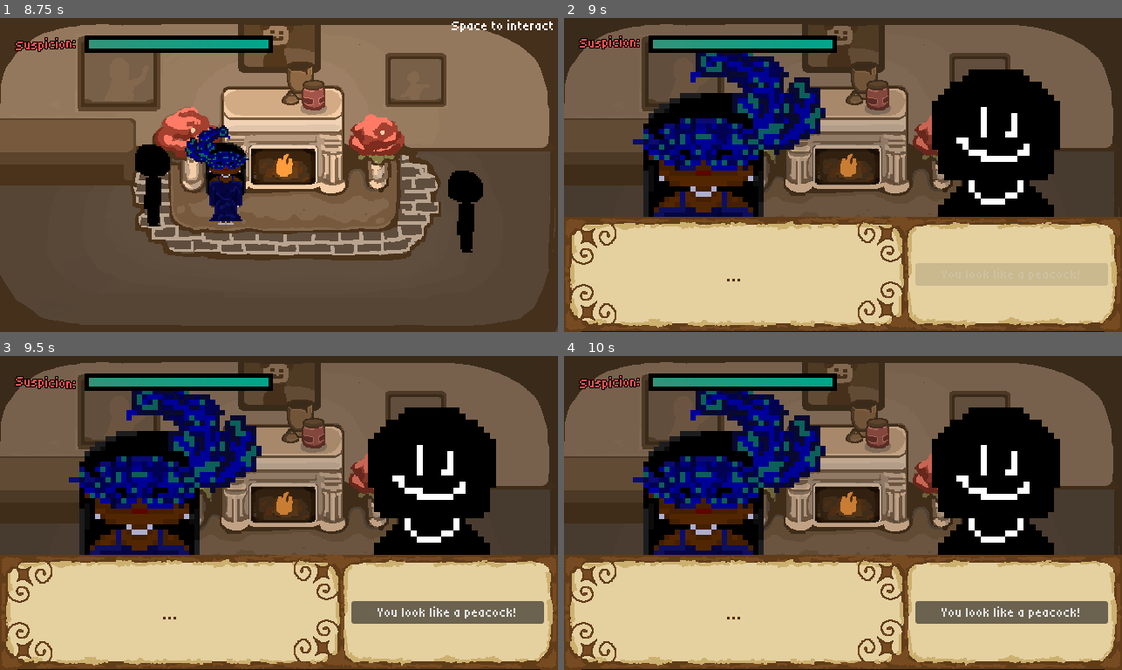
Above: before the commit, frames 1-4 (two rows, left to right).
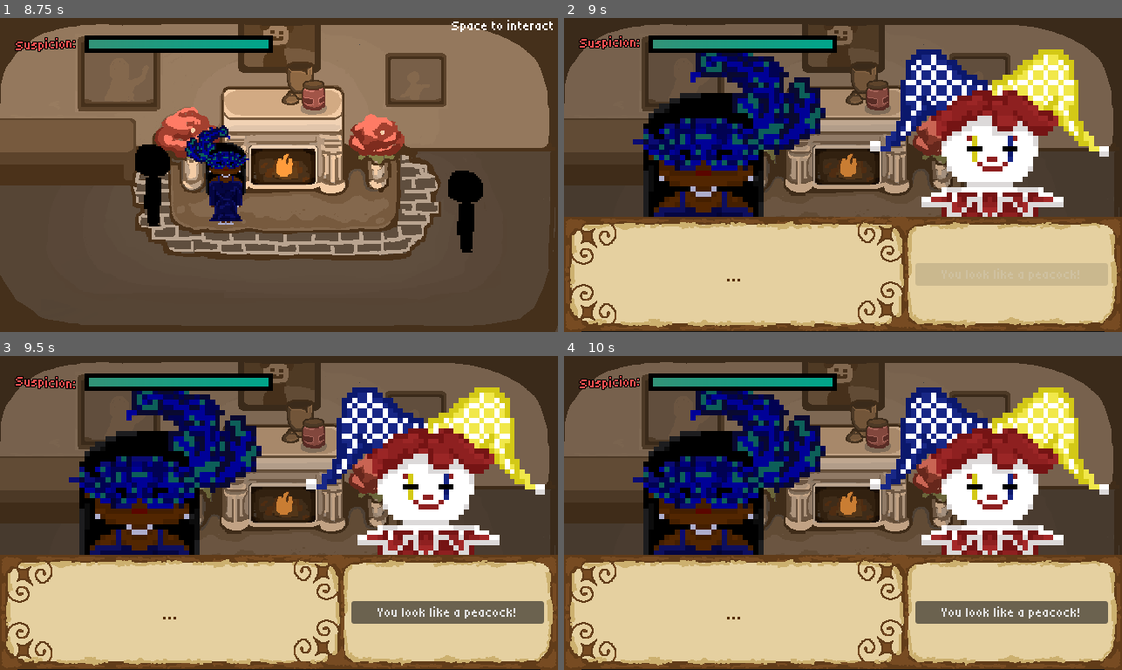
Above: after the commit, the same moments.

Repository: Tanner202/masquerade_game
Game: Godot game, scene res://Scenes/ballroom.tscn
Same seed, same stepped clock (60 frames per second), same inputs: the game is played once before the commit and once after it. This scene is started directly instead of the project's main scene. Sound files missing from this copy of the repository are replaced by a short silence.
Inputs (mouse positions are in pixels of both pictures, inside the frame that each line leads up to):
- Up to frame 1 (8.75 s): click "[color=white][font_size=24][w…" at 0.5 s; move the mouse to (401, 159) at 1.27 s; hold D (right) 1.28-2.03 s; hold Space (interact) 1.28-2.03 s; move the mouse to (167, 190) at 2.02 s; hold S (down) 2.03-2.78 s; tap Space (interact) at 2.1, 3.05, 3.6, 5.3, 6.6, 7.55, 8.1 s; move the mouse to (334, 105) at 2.77 s; press the mouse at (334, 105) at 2.78 s; hold D (right) 2.78-3.53 s; move the mouse to (251, 237) at 3.52 s; release the mouse at (251, 237) at 3.53 s; hold W (up) 3.53-4.28 s; move the mouse to (446, 222) at 4.27 s; hold Space (interact) 4.28-5.03 s; hold A (left) 4.28-5.78 s; move the mouse to (111, 127) at 5.02 s; click (111, 127) at 5.1 s; move the mouse to (306, 175) at 5.77 s; hold S (down) 5.78-6.53 s; hold Space (interact) 5.78-6.53 s; move the mouse to (195, 96) at 6.52 s; hold D (right) 6.53-7.28 s; move the mouse to (401, 159) at 7.27 s; press the mouse at (401, 159) at 7.28 s; hold W (up) 7.28-8.03 s; move the mouse to (167, 190) at 8.02 s; release the mouse at (167, 190) at 8.03 s; hold D (right) from 8.03 s (still down)
- Up to frame 2 (9 s): move the mouse to (898, 105) at 8.77 s; release D (right) at 8.78 s; hold S (down) from 8.78 s (still down); hold Space (interact) from 8.78 s (still down)
- Up to frame 3 (9.5 s): keep holding S (down); keep holding Space (interact)
- Up to frame 4 (10 s): move the mouse to (815, 575) at 9.52 s; release S (down) at 9.53 s; release Space (interact) at 9.53 s; hold A (left) from 9.53 s (still down); click (815, 575) at 9.6 s; tap Space (interact) at 9.8 s

Frame 1 is identical in both runs. In frame 2, 13% of the frame differs, in the area x 54-98%, y 10-64%; in frame 3, 13%; in frame 4, 13%.

Commit message:
update peacock woman dialogue and adjust interaction scene resources

Diff:
--- a/Scenes/interaction_scene.tscn
+++ b/Scenes/interaction_scene.tscn
@@ -1,7 +1,7 @@
 [gd_scene format=3 uid="uid://cbyhlkgowpugw"]
 
-[ext_resource type="Texture2D" uid="uid://giwyyne7wj4l" path="res://Placeholder.png" id="1_ohbwi"]
 [ext_resource type="Texture2D" uid="uid://c2sxs75q7c30t" path="res://butterfly lady front.png" id="1_tot5m"]
+[ext_resource type="Texture2D" uid="uid://cq8m1rtlj58g3" path="res://Jester.png" id="2_tot5m"]
 [ext_resource type="Texture2D" uid="uid://c5ysccels0sgw" path="res://Dialogue.png" id="4_wbtfb"]
 
 [sub_resource type="GDScript" id="GDScript_phxgd"]
@@ -146,13 +146,13 @@
 anchor_left = 1.0
 anchor_right = 1.0
 anchor_bottom = 1.0
-offset_left = -373.0
-offset_top = -32.0
-offset_right = 77.0
-offset_bottom = 58.0
+offset_left = -341.0
+offset_top = 13.0
+offset_right = 32.0
+offset_bottom = 26.0
 grow_horizontal = 0
 grow_vertical = 2
-texture = ExtResource("1_ohbwi")
+texture = ExtResource("2_tot5m")
 flip_h = true
 
 [node name="DialoguePanelOld" type="Panel" parent="CanvasLayer" unique_id=232815971]
--- a/peacock_woman.json
+++ b/peacock_woman.json
@@ -30,12 +30,12 @@
 	"text": "Leave me, jester. I am mourning my birds.",
 	"options": [
 	  {
-		"text": "What are you doing away from the party? Did you get too farty?",
+		"text": "Why'd you leave the party? Did you get too farty?",
 		"target_id": "explanation",
 		"add_suspicion": 0.1
 	  },
 	  {
-		"text": "What are you doing away from the party? Don't be so dishearty!",
+		"text": "Why'd you leave the party? Don't be so dishearty!",
 		"target_id": "explanation"
 	  }
 	]
